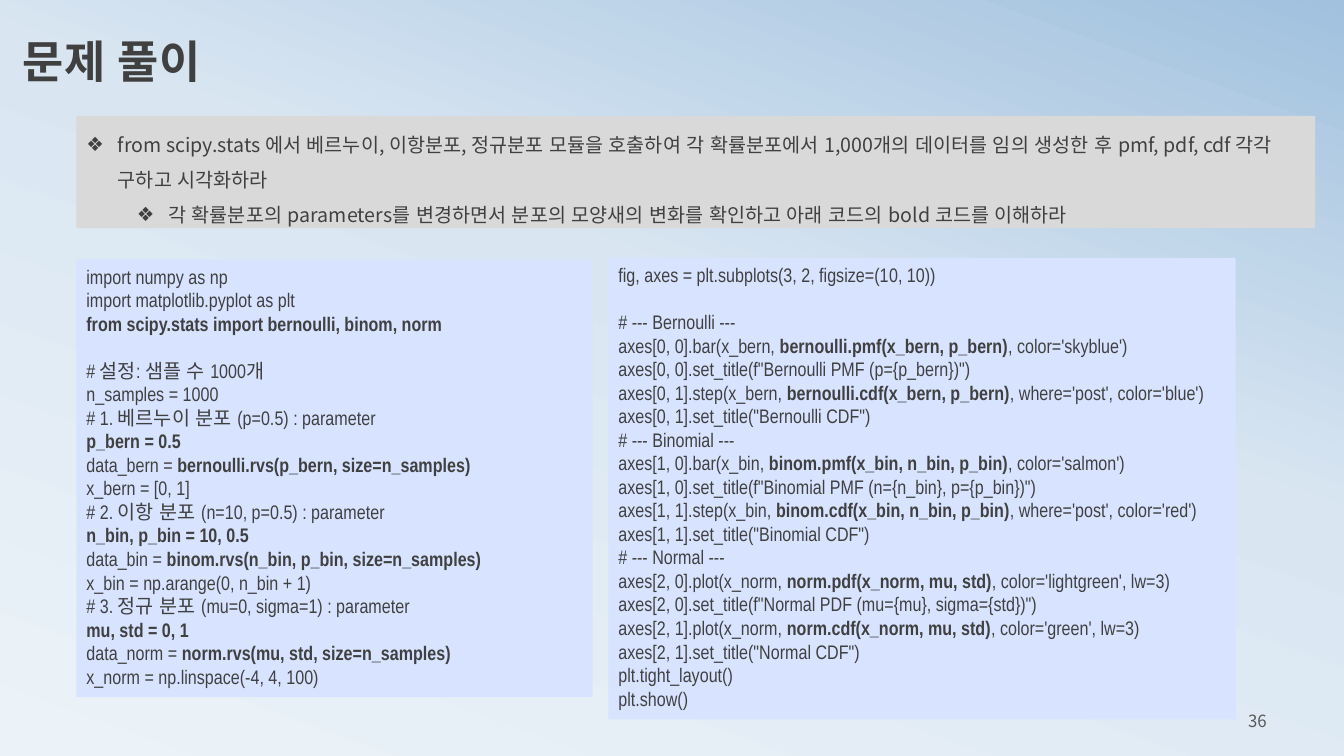
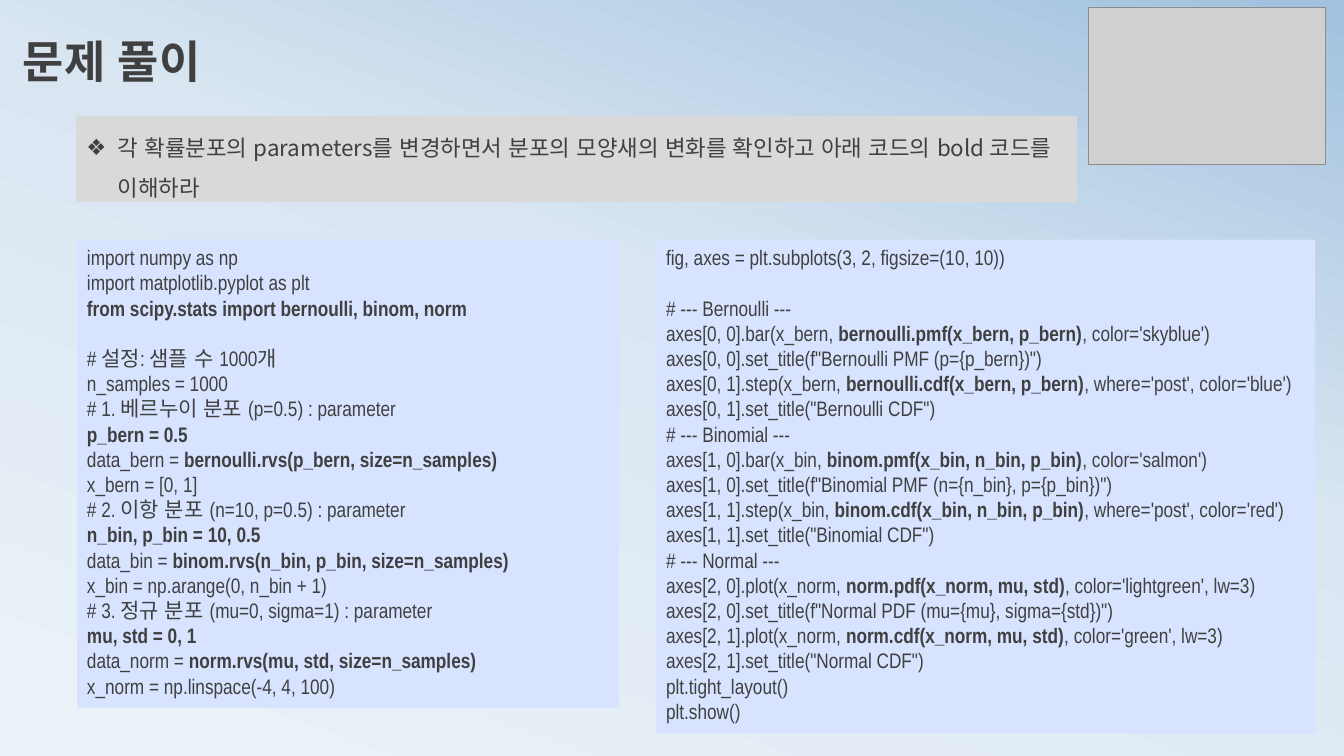
Before and after one commit to ancestor9/mathematics-for-machine-learning, a slide deck: slide 28 of 3_probability theory for machine learning.pptx (slide 36 before the commit). Drawn at 1344x756 pixels with LibreOffice and Linux fonts; fonts in the diff are those of the drawing; grey boxes stand for pictures. Boxes give left, top, right and bottom in pixels: in the first picture for what was removed or moved away, otherwise in the second. Text is boxed around its words. In the diff, an @@ line names an element or a change of style, - is before the commit and + after.

```diff
--- a/3_probability theory for machine learning.pptx
+++ b/3_probability theory for machine learning.pptx
@@ picture added at bbox=[1088, 7, 1325, 164] @@
@@ rectangle "각 확률분포의 parameters를 변경하면서 분포의 ...": place and size @@
-rectangle "각 확률분포의 parameters를 변경하면서 분포의 ..." at bbox=[77, 116, 1315, 229]
+rectangle "각 확률분포의 parameters를 변경하면서 분포의 ..." at bbox=[77, 116, 1077, 203]
@@ rectangle "각 확률분포의 parameters를 변경하면서 분포의 ..." at bbox=[77, 116, 1077, 203]: size 14 to 16 pt; list level 2 to 1 in "각 확률분포의 parameters를 변경하면서 분포의 ..." @@
@@ text in rectangle at bbox=[118, 135, 1272, 189]: paragraph removed @@
-❖ from scipy.stats 에서 베르누이, 이항분포, 정규분포 모듈을 호출하여 각 확률분포에서 1,000개의 데이터를 임의 생성한 후 pmf, pdf, cdf 각각 구하고 시각화하라
@@ rectangle "import numpy as np": place and size @@
-rectangle "import numpy as np" at bbox=[77, 259, 593, 697]
+rectangle "import numpy as np" at bbox=[77, 240, 619, 708]
@@ rectangle "import numpy as np" at bbox=[77, 240, 619, 708]: size 14 to 15 pt @@
@@ rectangle "fig, axes = plt.subplots(3, 2, ..." at bbox=[656, 240, 1316, 734]: size 14 to 15 pt @@
@@ rectangle "fig, axes = plt.subplots(3, 2, ...": place and size @@
-rectangle "fig, axes = plt.subplots(3, 2, ..." at bbox=[608, 258, 1235, 720]
+rectangle "fig, axes = plt.subplots(3, 2, ..." at bbox=[656, 240, 1316, 734]
@@ page number removed at bbox=[1248, 714, 1267, 727] @@
-36
```
Also in this commit, not shown: 3 other slides changed, 2 slides removed.
